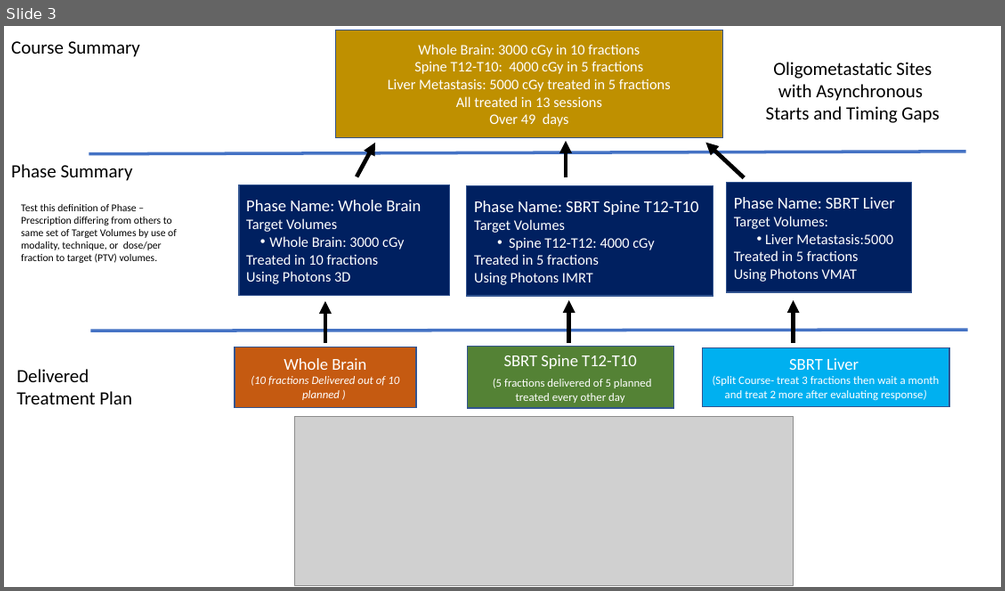
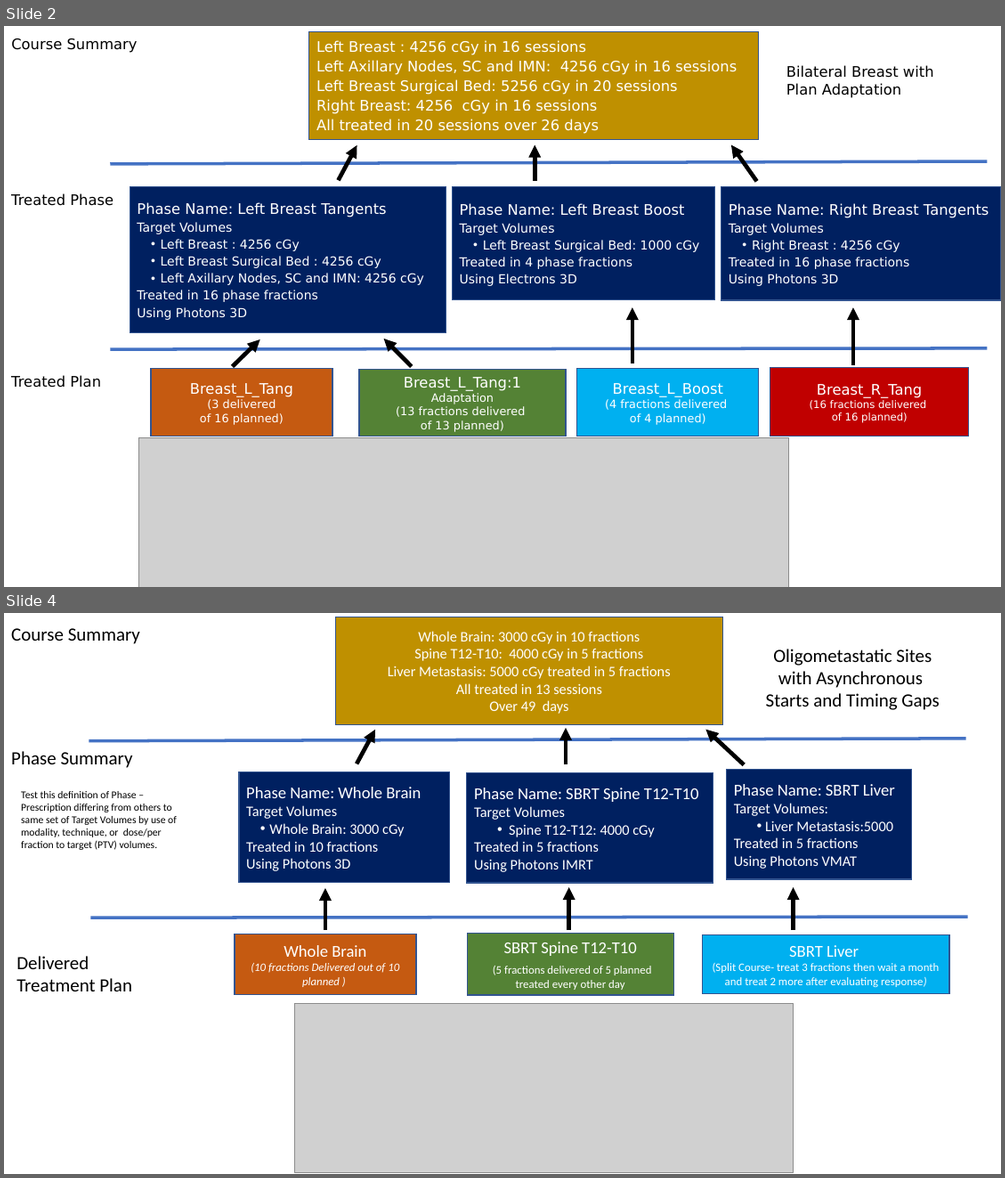
Before and after one commit to HL7/codex-radiation-therapy, a slide deck: input/images-source/CoursePhasePlans_Figures.pptx. Shown one above the other, each under a label of ours: slide 3 before the commit, slides 2 and 4 after it; the slides between them are not shown. The pictures are 1005x591 and 1005x1178 pixels, drawn with LibreOffice and Linux fonts; fonts in the diff are those of the drawing; grey boxes stand for pictures. Boxes give left, top, right and bottom in pixels: in the first picture for what was removed or moved away, otherwise in the second. Text is boxed around its words. In the diff, an @@ line names an element or a change of style, - is before the commit and + after.

Commit message:
Figure as svg. Typo, resource name, font fixed.

```diff
--- a/input/images-source/CoursePhasePlans_Figures.pptx
+++ b/input/images-source/CoursePhasePlans_Figures.pptx
@@ slide 2 added at box(4, 26, 1001, 587), background #FFFFFF @@
@@ text added at box(11, 38, 138, 53), 14 pt, text #000000 @@
+Course Summary
@@ rectangle added at box(309, 31, 759, 140), fill #BF9000, outline #325491 1 pt, 14 pt, text #FFFFFF @@
+Left Breast : 4256 cGy in 16 sessions
+Left Axillary Nodes, SC and IMN: 4256 cGy in 16 sessions
+Left Breast Surgical Bed: 5256 cGy in 20 sessions
+Right Breast: 4256 cGy in 16 sessions
+All treated in 20 sessions over 26 days
@@ text added at box(786, 65, 934, 98), 14 pt, text #000000 @@
+Bilateral Breast with Plan Adaptation
@@ arrow added from (339, 180) to (357, 145), #000000 4 pt @@
@@ arrow added from (535, 181) to (535, 145), #000000 4 pt @@
@@ arrow added from (757, 182) to (732, 145), #000000 4 pt @@
@@ line added from (110, 164) to (987, 161), #4472C4 3 pt @@
@@ text added at box(11, 193, 113, 206), 14 pt, text #000000 @@
+Treated Phase
@@ rectangle added at box(129, 187, 446, 332), fill #002060, outline #325491 1 pt, 12 pt, text #FFFFFF @@
+Phase Name: Left Breast Tangents
+Target Volumes
+• Left Breast : 4256 cGy
+• Left Breast Surgical Bed : 4256 cGy
+• Left Axillary Nodes, SC and IMN: 4256 cGy
+Treated in 16 phase fractions
+Using Photons 3D
@@ rectangle added at box(452, 187, 714, 300), fill #002060, outline #325491 1 pt, 12 pt, text #FFFFFF @@
+Phase Name: Left Breast Boost
+Target Volumes
+• Left Breast Surgical Bed: 1000 cGy
+Treated in 4 phase fractions
+Using Electrons 3D
@@ rectangle added at box(721, 187, 1001, 300), fill #002060, outline #325491 1 pt, 12 pt, text #FFFFFF @@
+Phase Name: Right Breast Tangents
+Target Volumes
+• Right Breast : 4256 cGy
+Treated in 16 phase fractions
+Using Photons 3D
@@ arrow added from (632, 363) to (632, 307), #000000 4 pt @@
@@ arrow added from (853, 365) to (853, 307), #000000 4 pt @@
@@ arrow added from (232, 366) to (259, 339), #000000 4 pt @@
@@ arrow added from (412, 366) to (384, 338), #000000 4 pt @@
@@ line added from (110, 349) to (987, 348), #4472C4 3 pt @@
@@ rectangle added at box(151, 369, 332, 435), fill #C55A11, outline #325491 1 pt, 11 pt, text #FFFFFF @@
+Breast_L_Tang
+(3 delivered
+of 16 planned)
@@ rectangle added at box(359, 370, 566, 435), fill #548235, outline #325491 1 pt, 11 pt, text #FFFFFF @@
+Breast_L_Tang:1
+Adaptation
+(13 fractions delivered
+of 13 planned)
@@ rectangle added at box(577, 369, 760, 435), fill #00B0F0, outline #325491 1 pt, 11 pt, text #FFFFFF @@
+Breast_L_Boost
+(4 fractions delivered
+of 4 planned)
@@ rectangle added at box(770, 368, 969, 436), fill #C00000, outline #325491 1 pt, 10 pt, text #FFFFFF @@
+Breast_R_Tang
+(16 fractions delivered
+of 16 planned)
@@ text added at box(11, 375, 101, 387), 14 pt, text #000000 @@
+Treated Plan
@@ picture added at box(138, 437, 788, 587) @@
@@ what was slide 3 is now slide 4 @@
```
Also in this commit, not shown: 1 slide changed, 2 other slides added, 3 other files.
